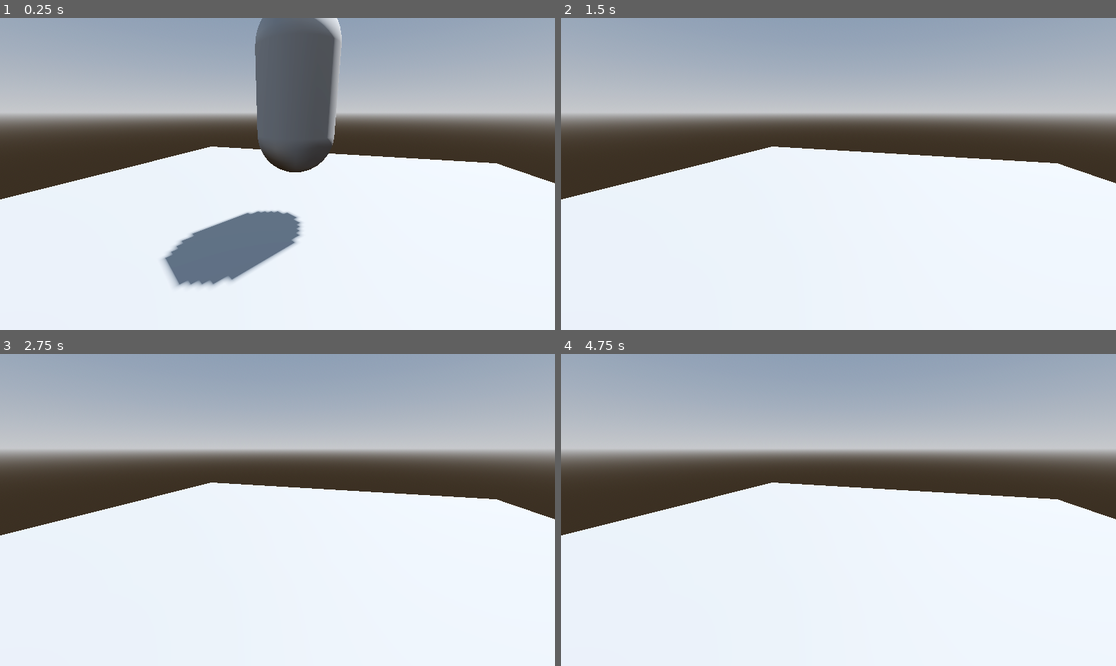
Above: before the commit, frames 1-4 (two rows, left to right).
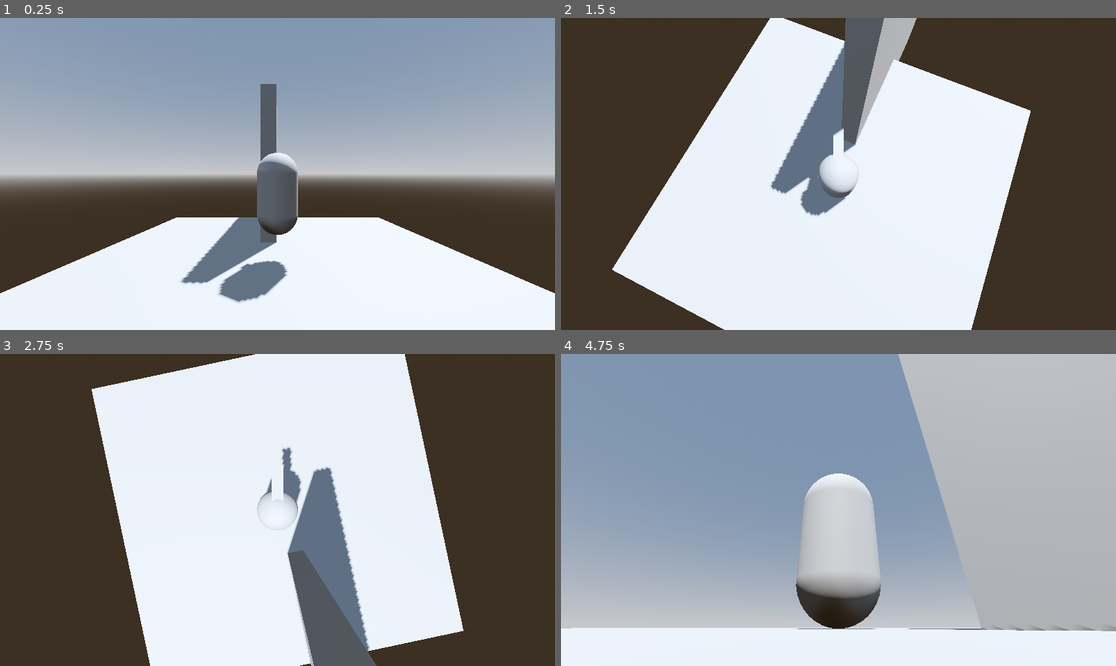
Above: after the commit, the same moments.

Repository: jakemeinershagen/space-exploration-game
Game: Godot game, scene res://World.tscn
Same seed, same stepped clock (60 frames per second), same inputs: the game is played once before the commit and once after it.
Inputs (mouse positions are in pixels of both pictures, inside the frame that each line leads up to):
- Up to frame 1 (0.25 s): no input
- Up to frame 2 (1.5 s): tap Enter (ui_accept) at 0.5, 0.77 s; move the mouse to (960, 158) at 0.52 s; hold Right (ui_right) 0.53-1.28 s; click (960, 158) at 0.67 s; move the mouse to (727, 189) at 1.27 s; hold Down (ui_down) from 1.28 s (still down); click (727, 189) at 1.42 s
- Up to frame 3 (2.75 s): tap Enter (ui_accept) at 1.52 s; move the mouse to (333, 441) at 2.02 s; release Down (ui_down) at 2.03 s; hold Right (ui_right) from 2.03 s (still down); click (333, 441) at 2.17 s
- Up to frame 4 (4.75 s): tap Enter (ui_accept) at 2.75, 3.02, 3.77, 4.52 s; move the mouse to (810, 572) at 2.77 s; release Right (ui_right) at 2.78 s; hold Up (ui_up) 2.78-3.53 s; click (810, 572) at 2.92 s; move the mouse to (1005, 556) at 3.52 s; hold Left (ui_left) from 3.53 s (still down); click (1005, 556) at 3.67 s; tap Escape (ui_cancel) at 4.15 s; move the mouse to (672, 463) at 4.27 s; click (672, 463) at 4.42 s

The runs differ from the first frame. In frame 1, 63% of the frame differs, in the area x 0-100%, y 0-92%; in frame 2, 61%; in frame 3, 69%; in frame 4, 78%, in the area x 0-100%, y 0-89%.

Commit message:
third person camera is working i think

Diff:
--- a/Player.tscn
+++ b/Player.tscn
@@ -1,16 +1,38 @@
-[gd_scene load_steps=4 format=3 uid="uid://c7gnfvy3f4uci"]
+[gd_scene load_steps=5 format=3 uid="uid://c7gnfvy3f4uci"]
 
 [ext_resource type="Script" path="res://Scripts/player.gd" id="1_3fwt6"]
 
 [sub_resource type="CapsuleMesh" id="CapsuleMesh_pm5ce"]
+
+[sub_resource type="BoxMesh" id="BoxMesh_3ug0q"]
+size = Vector3(0.25, 0.25, 0.25)
 
 [sub_resource type="CapsuleShape3D" id="CapsuleShape3D_gsyha"]
 
 [node name="Player" type="CharacterBody3D"]
 script = ExtResource("1_3fwt6")
 
-[node name="MeshInstance3D" type="MeshInstance3D" parent="."]
+[node name="CapsuleMesh" type="MeshInstance3D" parent="."]
 mesh = SubResource("CapsuleMesh_pm5ce")
+
+[node name="GoggleMesh" type="MeshInstance3D" parent="."]
+transform = Transform3D(1, 0, 0, 0, 1, 0, 0, 0, 1, 0, 0.458, -0.408)
+mesh = SubResource("BoxMesh_3ug0q")
+
+[node name="GoggleMesh" type="MeshInstance3D" parent="GoggleMesh"]
+transform = Transform3D(1, 0, 0, 0, 1, 0, 0, 0, 3.64772, 0, 0.356944, -0.119545)
+mesh = SubResource("BoxMesh_3ug0q")
 
 [node name="CollisionShape3D" type="CollisionShape3D" parent="."]
 shape = SubResource("CapsuleShape3D_gsyha")
+
+[node name="CameraPivot" type="Node3D" parent="."]
+transform = Transform3D(1, 0, 0, 0, 1, 0, 0, 0, 1, 0, 0.477905, 0)
+
+[node name="SpringArm3D" type="SpringArm3D" parent="CameraPivot"]
+spring_length = 5.0
+margin = 0.5
+
+[node name="Camera3D" type="Camera3D" parent="CameraPivot/SpringArm3D"]
+transform = Transform3D(1, 0, 0, 0, 1, 0, 0, 0, 1, 0, 0, 5)
+current = true
--- a/Scripts/player.gd
+++ b/Scripts/player.gd
@@ -7,6 +7,22 @@
 # Get the gravity from the project settings to be synced with RigidBody nodes.
 var gravity = ProjectSettings.get_setting("physics/3d/default_gravity")
 
+@onready var cam_pivot = $CameraPivot
+
+func _ready():
+	Input.mouse_mode = Input.MOUSE_MODE_CAPTURED
+
+func _input(event):
+	if event is InputEventMouseMotion and Input.mouse_mode == Input.MOUSE_MODE_CAPTURED:
+		rotate_y(deg_to_rad(-event.relative.x))
+		cam_pivot.rotate_x(deg_to_rad(-event.relative.y))
+		cam_pivot.rotation.x = clamp(cam_pivot.rotation.x, deg_to_rad(-90), deg_to_rad(30))
+
+	if Input.is_action_just_pressed("ui_cancel"):
+		Input.mouse_mode = Input.MOUSE_MODE_VISIBLE
+	if Input.is_mouse_button_pressed(MOUSE_BUTTON_LEFT)\
+			and Input.mouse_mode == Input.MOUSE_MODE_VISIBLE:
+		Input.mouse_mode = Input.MOUSE_MODE_CAPTURED
 
 func _physics_process(delta):
 	# Add the gravity.
@@ -19,7 +35,7 @@
 
 	# Get the input direction and handle the movement/deceleration.
 	# As good practice, you should replace UI actions with custom gameplay actions.
-	var input_dir = Input.get_vector("ui_left", "ui_right", "ui_up", "ui_down")
+	var input_dir = Input.get_vector("move_left", "move_right", "move_forward", "move_backward")
 	var direction = (transform.basis * Vector3(input_dir.x, 0, input_dir.y)).normalized()
 	if direction:
 		velocity.x = direction.x * SPEED
--- a/Ground.tscn
+++ b/WhiteBox.tscn
@@ -6,7 +6,7 @@
 [sub_resource type="BoxMesh" id="BoxMesh_d04af"]
 size = Vector3(10, 0.5, 10)
 
-[node name="Ground" type="StaticBody3D"]
+[node name="WhiteBox" type="StaticBody3D"]
 
 [node name="CollisionShape3D" type="CollisionShape3D" parent="."]
 shape = SubResource("BoxShape3D_ybots")
--- a/World.tscn
+++ b/World.tscn
@@ -1,7 +1,7 @@
 [gd_scene load_steps=6 format=3 uid="uid://bftkvwan1t30n"]
 
 [ext_resource type="PackedScene" uid="uid://c7gnfvy3f4uci" path="res://Player.tscn" id="1_qatng"]
-[ext_resource type="PackedScene" uid="uid://vcydssqjm0b0" path="res://Ground.tscn" id="2_wtadh"]
+[ext_resource type="PackedScene" uid="uid://vcydssqjm0b0" path="res://WhiteBox.tscn" id="2_wtadh"]
 
 [sub_resource type="ProceduralSkyMaterial" id="ProceduralSkyMaterial_8navu"]
 sky_horizon_color = Color(0.64625, 0.65575, 0.67075, 1)
@@ -33,3 +33,6 @@
 
 [node name="Ground" parent="." instance=ExtResource("2_wtadh")]
 transform = Transform3D(1, 0, 0, 0, 1, 0, 0, 0, 1, 0, -0.25, 0)
+
+[node name="WhiteBox" parent="." instance=ExtResource("2_wtadh")]
+transform = Transform3D(-4.37114e-08, 1, 0, -1, -4.37114e-08, 0, 0, 0, 1, -0.279094, 4.76837e-07, -6.41701)
--- a/project.godot
+++ b/project.godot
@@ -28,7 +28,6 @@
 "events": [Object(InputEventKey,"resource_local_to_scene":false,"resource_name":"","device":0,"window_id":0,"alt_presse …(181 unchanged characters)…
 , Object(InputEventJoypadButton,"resource_local_to_scene":false,"resource_name":"","device":0,"button_index":13,"pressure":0.0,"pressed":false,"script":null)
 , Object(InputEventJoypadMotion,"resource_local_to_scene":false,"resource_name":"","device":0,"axis":0,"axis_value":-1.0,"script":null)
-, Object(InputEventKey,"resource_local_to_scene":false,"resource_name":"","device":-1,"window_id":0,"alt_pressed":false,"shift_pressed":false,"ctrl_pressed":false,"meta_pressed":false,"pressed":false,"keycode":0,"physical_keycode":65,"key_label":0,"unicode":97,"echo":false,"script":null)
 ]
 }
 ui_right={
@@ -36,7 +35,6 @@
 "events": [Object(InputEventKey,"resource_local_to_scene":false,"resource_name":"","device":0,"window_id":0,"alt_presse …(181 unchanged characters)…
 , Object(InputEventJoypadButton,"resource_local_to_scene":false,"resource_name":"","device":0,"button_index":14,"pressure":0.0,"pressed":false,"script":null)
 , Object(InputEventJoypadMotion,"resource_local_to_scene":false,"resource_name":"","device":0,"axis":0,"axis_value":1.0,"script":null)
-, Object(InputEventKey,"resource_local_to_scene":false,"resource_name":"","device":-1,"window_id":0,"alt_pressed":false,"shift_pressed":false,"ctrl_pressed":false,"meta_pressed":false,"pressed":false,"keycode":0,"physical_keycode":68,"key_label":0,"unicode":100,"echo":false,"script":null)
 ]
 }
 ui_up={
@@ -44,7 +42,6 @@
 "events": [Object(InputEventKey,"resource_local_to_scene":false,"resource_name":"","device":0,"window_id":0,"alt_presse …(181 unchanged characters)…
 , Object(InputEventJoypadButton,"resource_local_to_scene":false,"resource_name":"","device":0,"button_index":11,"pressure":0.0,"pressed":false,"script":null)
 , Object(InputEventJoypadMotion,"resource_local_to_scene":false,"resource_name":"","device":0,"axis":1,"axis_value":-1.0,"script":null)
-, Object(InputEventKey,"resource_local_to_scene":false,"resource_name":"","device":-1,"window_id":0,"alt_pressed":false,"shift_pressed":false,"ctrl_pressed":false,"meta_pressed":false,"pressed":false,"keycode":0,"physical_keycode":87,"key_label":0,"unicode":119,"echo":false,"script":null)
 ]
 }
 ui_down={
@@ -52,6 +49,29 @@
 "events": [Object(InputEventKey,"resource_local_to_scene":false,"resource_name":"","device":0,"window_id":0,"alt_presse …(181 unchanged characters)…
 , Object(InputEventJoypadButton,"resource_local_to_scene":false,"resource_name":"","device":0,"button_index":12,"pressure":0.0,"pressed":false,"script":null)
 , Object(InputEventJoypadMotion,"resource_local_to_scene":false,"resource_name":"","device":0,"axis":1,"axis_value":1.0,"script":null)
-, Object(InputEventKey,"resource_local_to_scene":false,"resource_name":"","device":-1,"window_id":0,"alt_pressed":false,"shift_pressed":false,"ctrl_pressed":false,"meta_pressed":false,"pressed":false,"keycode":0,"physical_keycode":83,"key_label":0,"unicode":115,"echo":false,"script":null)
 ]
 }
+move_forward={
+"deadzone": 0.5,
+"events": [Object(InputEventKey,"resource_local_to_scene":false,"resource_name":"","device":-1,"window_id":0,"alt_pressed":false,"shift_pressed":false,"ctrl_pressed":false,"meta_pressed":false,"pressed":false,"keycode":0,"physical_keycode":87,"key_label":0,"unicode":119,"echo":false,"script":null)
+, Object(InputEventJoypadMotion,"resource_local_to_scene":false,"resource_name":"","device":-1,"axis":1,"axis_value":-1.0,"script":null)
+]
+}
+move_backward={
+"deadzone": 0.5,
+"events": [Object(InputEventKey,"resource_local_to_scene":false,"resource_name":"","device":-1,"window_id":0,"alt_pressed":false,"shift_pressed":false,"ctrl_pressed":false,"meta_pressed":false,"pressed":false,"keycode":0,"physical_keycode":83,"key_label":0,"unicode":115,"echo":false,"script":null)
+, Object(InputEventJoypadMotion,"resource_local_to_scene":false,"resource_name":"","device":-1,"axis":1,"axis_value":1.0,"script":null)
+]
+}
+move_left={
+"deadzone": 0.5,
+"events": [Object(InputEventKey,"resource_local_to_scene":false,"resource_name":"","device":-1,"window_id":0,"alt_pressed":false,"shift_pressed":false,"ctrl_pressed":false,"meta_pressed":false,"pressed":false,"keycode":0,"physical_keycode":65,"key_label":0,"unicode":97,"echo":false,"script":null)
+, Object(InputEventJoypadMotion,"resource_local_to_scene":false,"resource_name":"","device":-1,"axis":0,"axis_value":-1.0,"script":null)
+]
+}
+move_right={
+"deadzone": 0.5,
+"events": [Object(InputEventKey,"resource_local_to_scene":false,"resource_name":"","device":-1,"window_id":0,"alt_pressed":false,"shift_pressed":false,"ctrl_pressed":false,"meta_pressed":false,"pressed":false,"keycode":0,"physical_keycode":68,"key_label":0,"unicode":100,"echo":false,"script":null)
+, Object(InputEventJoypadMotion,"resource_local_to_scene":false,"resource_name":"","device":-1,"axis":0,"axis_value":1.0,"script":null)
+]
+}
Not shown, changed: Design.odt
